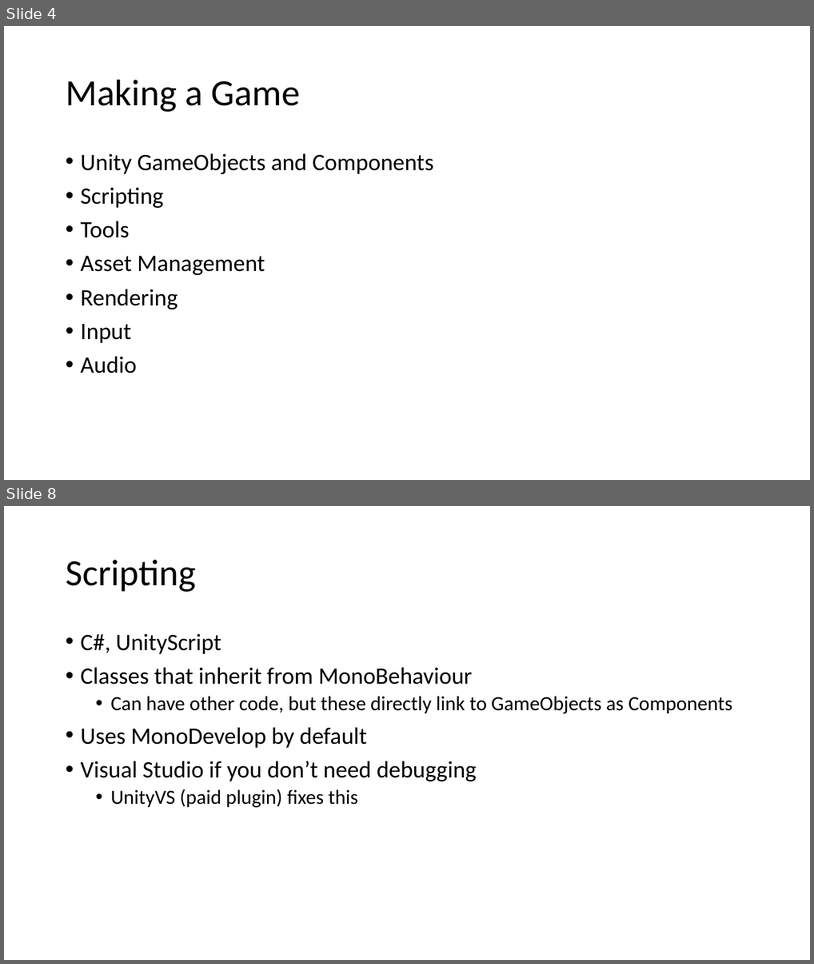
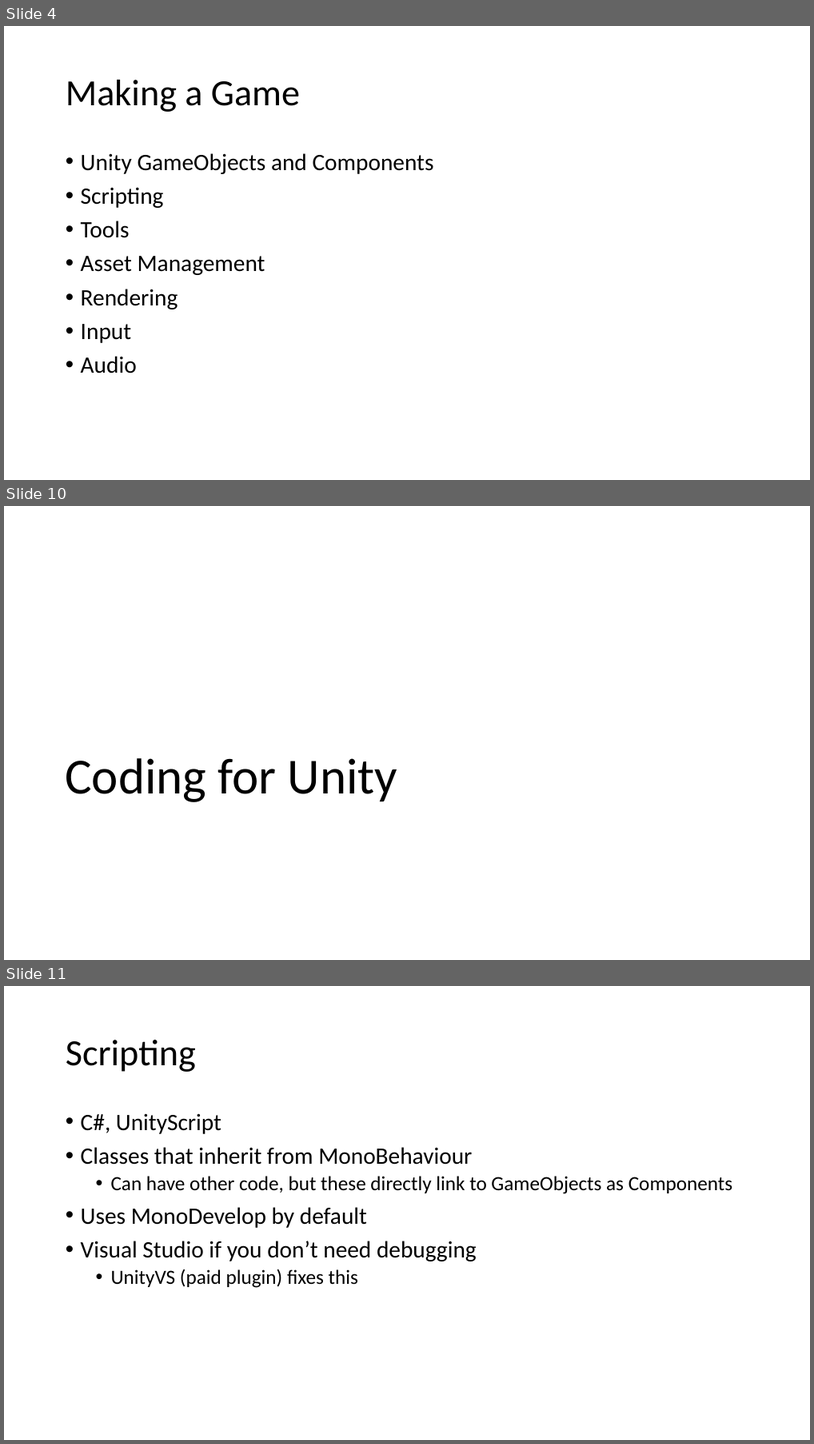
Before and after one commit to quandtm/UnitySTWorkshop, a slide deck: ST_Unity_101_Part1.pptx. Shown one above the other, each under a label of ours: slides 4 and 8 before the commit, slides 4, 10 and 11 after it; the slides between them are not shown. The pictures are 814x964 and 814x1444 pixels, drawn with LibreOffice and Linux fonts; fonts in the diff are those of the drawing. Boxes give left, top, right and bottom in pixels: in the first picture for what was removed or moved away, otherwise in the second. Text is boxed around its words. In the diff, an @@ line names an element or a change of style, - is before the commit and + after.

```diff
--- a/ST_Unity_101_Part1.pptx
+++ b/ST_Unity_101_Part1.pptx
@@ slide 10 added at [4,506,810,960], background #FFFFFF @@
@@ title added at [65,758,398,802], 60 pt, text #000000 @@
+Coding for Unity
@@ what was slide 8 is now slide 11 @@
```
Also in this commit, not shown: 20 other slides added, 1 slide removed.
